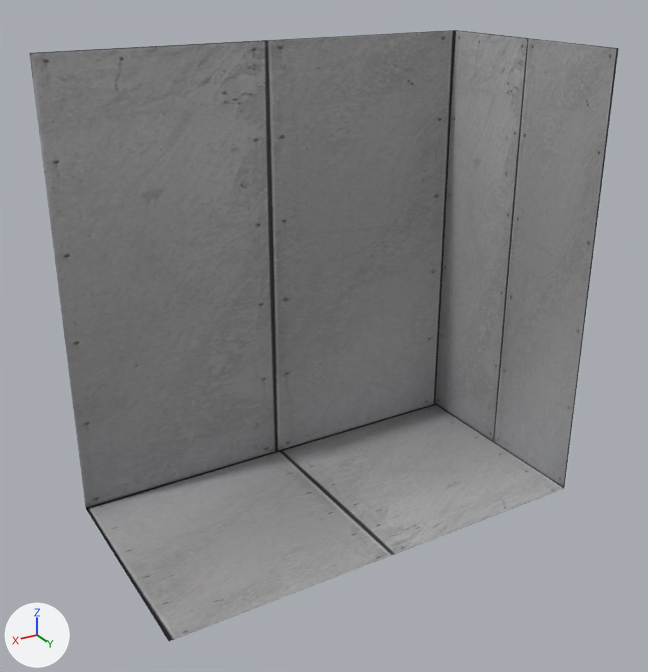
The Blender file Assets/BlenderModels/factory/wall/inset_right_corner/wall_r_corner.blend as it was, and as the next commit left it.
The view is the same before and after, from a 50 mm lens placed at (13.9, 19.0, 16.6), pointed at (0.4, -3.4, 5.4). The axes (+X, +Y, +Z) are drawn at lower left. The lights are the same throughout.
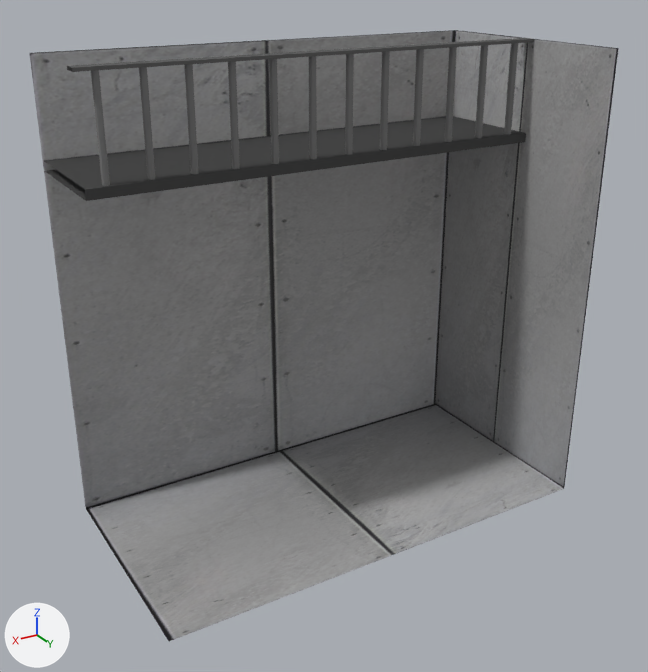
Commit message: Updated wall models

Where the change shows, as pixel boxes (x1, y1, x2, y2) in the pictures (648 x 672 px):
'platform', added: after (44, 116, 526, 201)
'railing', added: after (91, 43, 518, 186)
'railing-top', added: after (67, 38, 534, 72)

The change, as a diff of the scene's bpy script:
```diff
--- a/Assets/BlenderModels/factory/wall/inset_right_corner/wall_r_corner.blend.py
+++ b/Assets/BlenderModels/factory/wall/inset_right_corner/wall_r_corner.blend.py
@@ mat_material_004 @@
+mat_material_004 = diffuse_material('Material.004')
+mat_material_004.base_color = (0.196, 0.196, 0.196)  # grey #7a7a7a
@@ mat_material_001 @@
+mat_material_001 = diffuse_material('Material.001')
+mat_material_001.base_color = (0.07, 0.07, 0.07)  # dark grey #4b4b4b
@@ mat_material_002 @@
+mat_material_002 = diffuse_material('Material.002')
+mat_material_002.base_color = (0.124, 0.124, 0.124)  # dark grey #636363
@@ me_cube_005 @@
+me_cube_005.from_pydata(...)  # 288 vertices, 192 faces; spans x -0.93..0.93, y 0.83..0.94, z -4.33..-2.4
+me_cube_005.materials.append(mat_material_004)  # grey #7a7a7a
@@ me_cube_006 @@
+me_cube_006.from_pydata([(-1.0, -1.0, -1.0), (-1.0, 1.0, -1.0), (1.0, -1.0, -1.0), (1.0, 1.0, -1.0), (-1.0, 1.0, -1.2), (-1.0, -1.0, -1.2), (1.0, 1.0, -1.2), (1.0, -1.0, -1.2)], [], [(5, 4, 6, 7), (1, 3, 6, 4), (0, 2, 3, 1)])
+me_cube_006.materials.append(mat_material_001)  # dark grey #4b4b4b
@@ me_cube_007 @@
+me_cube_007.from_pydata([(-1.0, 0.78, 1.0), (-1.0, 1.0, 1.0), (1.0, 1.0, 1.0), (1.0, 0.78, 1.0), (1.0, 0.78, 0.93), (-1.0, 0.78, 0.93), (1.0, 1.0, 0.93), (-1.0, 1.0, 0.93)], [], [(6, 4, 5, 7), (5, 4, 3, 0), (2, 1, 0, 3), (6, 7, 1, 2)])
+me_cube_007.materials.append(mat_material_002)  # dark grey #636363
@@ ob_railing @@
+ob_railing = bpy.data.objects.new('railing', me_cube_005)
+ob_railing.location = (0.0, -5.5, 17.5)
+ob_railing.scale = (7.5, 2.0, 1.5)
@@ ob_platform @@
+ob_platform = bpy.data.objects.new('platform', me_cube_006)
+ob_platform.location = (0.0, -5.5, 12.5)
+ob_platform.scale = (7.5, 2.0, 1.5)
@@ ob_railing_top @@
+ob_railing_top = bpy.data.objects.new('railing-top', me_cube_007)
+ob_railing_top.location = (0.0, -5.5, 12.5)
+ob_railing_top.scale = (7.5, 2.0, 1.5)
```
